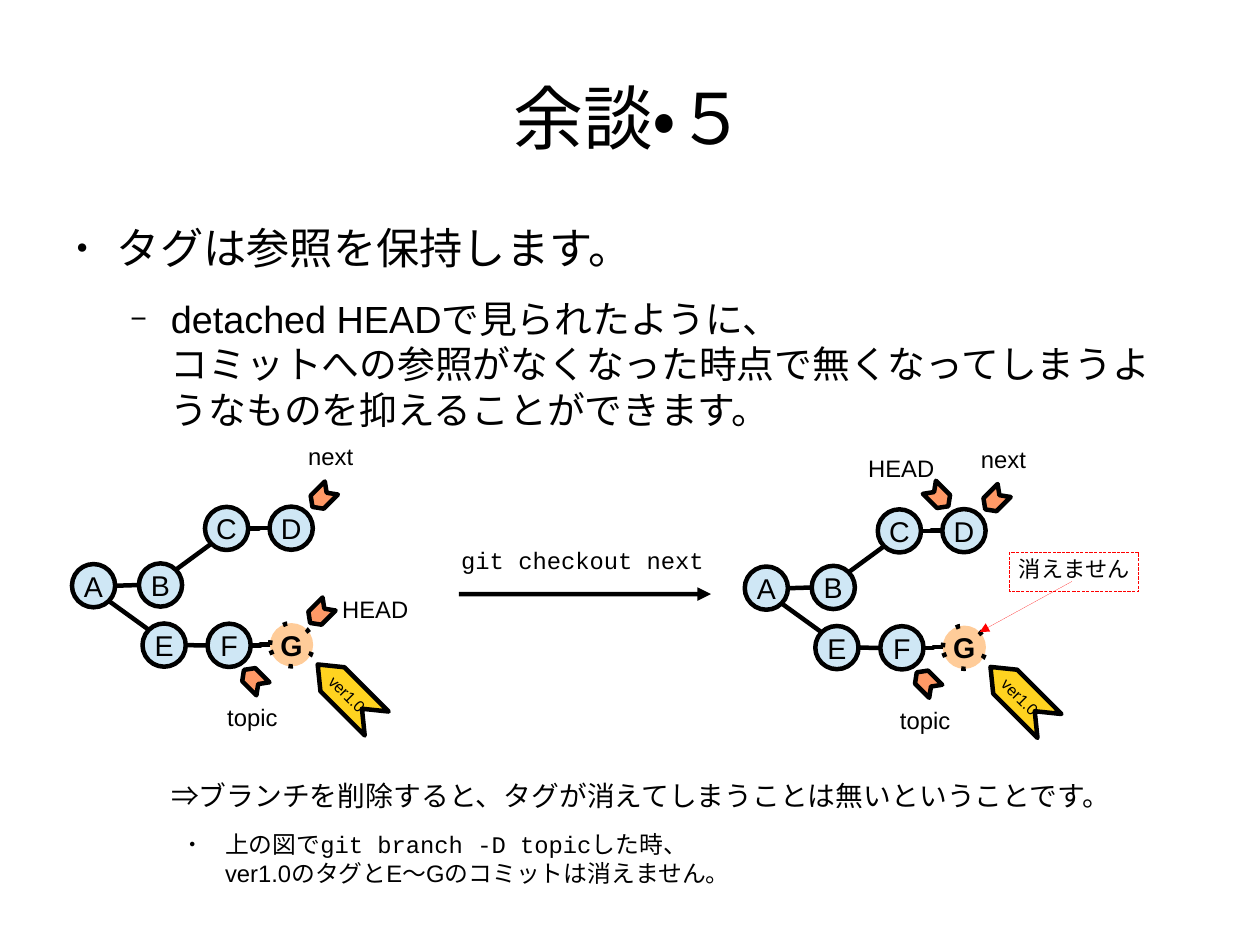
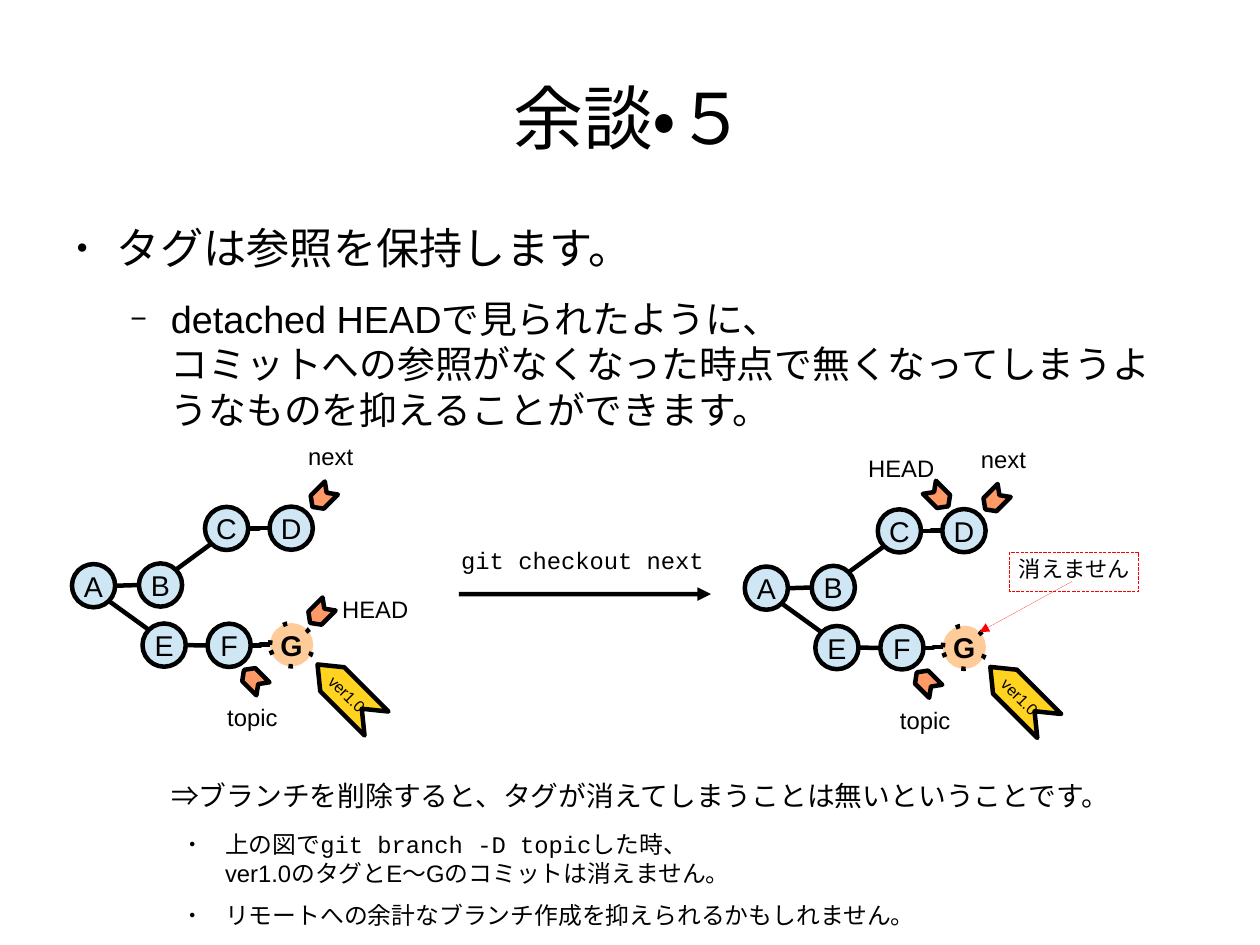
Before and after one commit to pneu/how_to_git, a slide deck: slide 74 of how_to_git.odp. Drawn at 1260x945 pixels with LibreOffice and Linux fonts; fonts in the diff are those of the drawing. Boxes give left, top, right and bottom in pixels: in the first picture for what was removed or moved away, otherwise in the second. Text is boxed around its words. In the diff, an @@ line names an element or a change of style, - is before the commit and + after.

```diff
--- a/how_to_git.odp
+++ b/how_to_git.odp
@@ text at box(225, 903, 915, 926): paragraph added @@
+    ● リモートへの余計なブランチ作成を抑えられるかもしれません。
```
Also in this commit, not shown: 5 other slides changed, 4 slides added, 2 slides removed.
